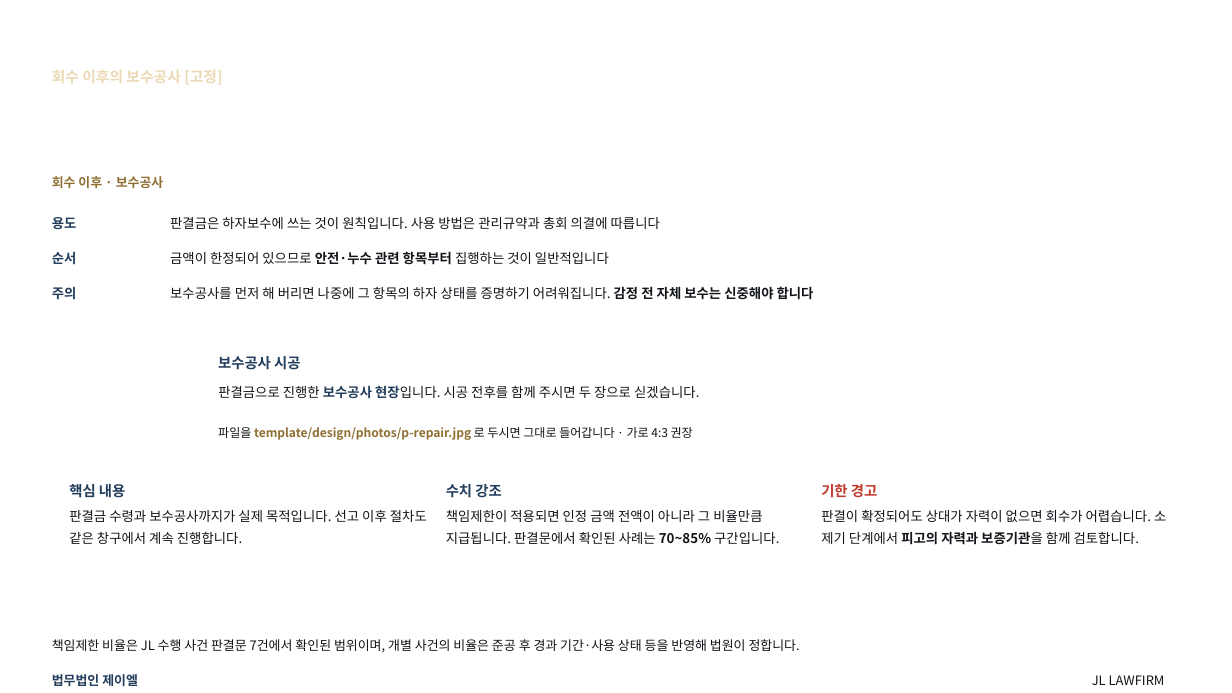
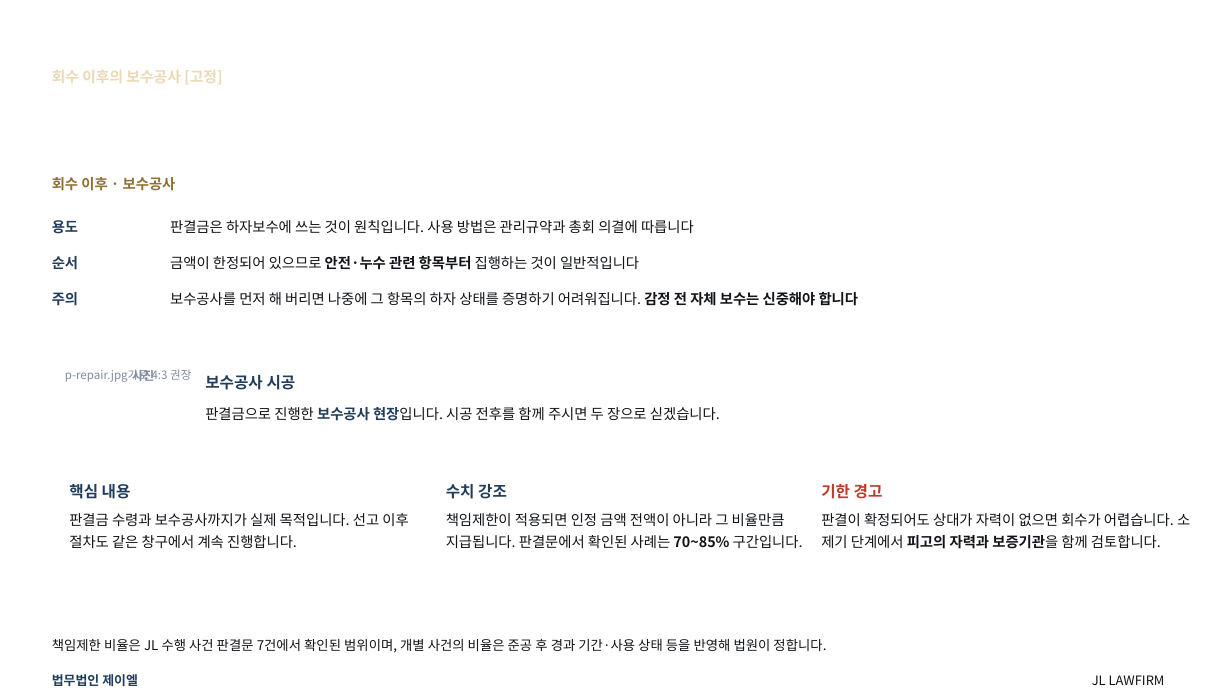
Before and after one commit to kingjin77-rgb/jl-magazine, a slide deck: slide 85 of template/design/preview/JL_하자소송_기본제안서.pptx (slide 81 before the commit). Drawn at 1232x693 pixels with LibreOffice and Linux fonts; fonts in the diff are those of the drawing; background and template pictures are left out. Boxes give left, top, right and bottom in pixels: in the first picture for what was removed or moved away, otherwise in the second. Text is boxed around its words. In the diff, an @@ line names an element or a change of style, - is before the commit and + after.

```diff
--- a/template/design/preview/JL_하자소송_기본제안서.pptx
+++ b/template/design/preview/JL_하자소송_기본제안서.pptx
@@ text "회수 이후 · 보수공사" at [52,177,176,191]: size 10.1 to 11.2 pt; line spacing 14.1pt to 15.6pt @@
@@ size 10.4 to 11.2 pt; line spacing 16.2pt to 17.3pt in 6 elements at [170,220,694,233], [170,256,639,270], [52,220,78,234], [52,256,78,270], [170,292,859,306], [52,292,78,306] @@
@@ text added at [65,369,191,382], 9 pt, text #7F8CA6 @@
+p-repair.jpg가로 4:3 권장
@@ text added at [132,369,154,381], 9.4 pt, text #7F8CA6, bold @@
+사진
@@ size 11.2 to 12.2 pt; line spacing 15.6pt to 17.1pt in 4 elements at [69,484,131,499], [446,484,507,499], [821,484,883,499], [205,375,296,390] @@
@@ text "보수공사 시공": place and size @@
-text "보수공사 시공" at [218,356,300,370]
+text "보수공사 시공" at [205,375,296,390]
@@ text "판결금으로 진행한 보수공사 현장입니다. 시공 ...": place and size @@
-text "판결금으로 진행한 보수공사 현장입니다. 시공 ..." at [218,385,699,399]
+text "판결금으로 진행한 보수공사 현장입니다. 시공 ..." at [205,407,720,421]
@@ text "판결금으로 진행한 보수공사 현장입니다. 시공 ..." at [205,407,720,421]: size 10.4 to 11.2 pt; line spacing 17.7pt to 19pt @@
@@ text removed at [218,427,693,440] @@
-파일을 template/design/photos/p-repair.jpg 로 두시면 그대로 들어갑니다 · 가로 4:3 권장
@@ size 10.4 to 11.2 pt; line spacing 16.7pt to 17.9pt in 3 elements at [69,513,408,548], [446,513,803,548], [821,513,1190,549] @@
@@ text "책임제한 비율은 JL 수행 사건 ..." at [52,639,826,653]: size 10.1 to 10.4 pt; line spacing 16.1pt to 16.7pt @@
```
Also in this commit, not shown: 81 other slides changed, 4 slides added, 2 other files.
